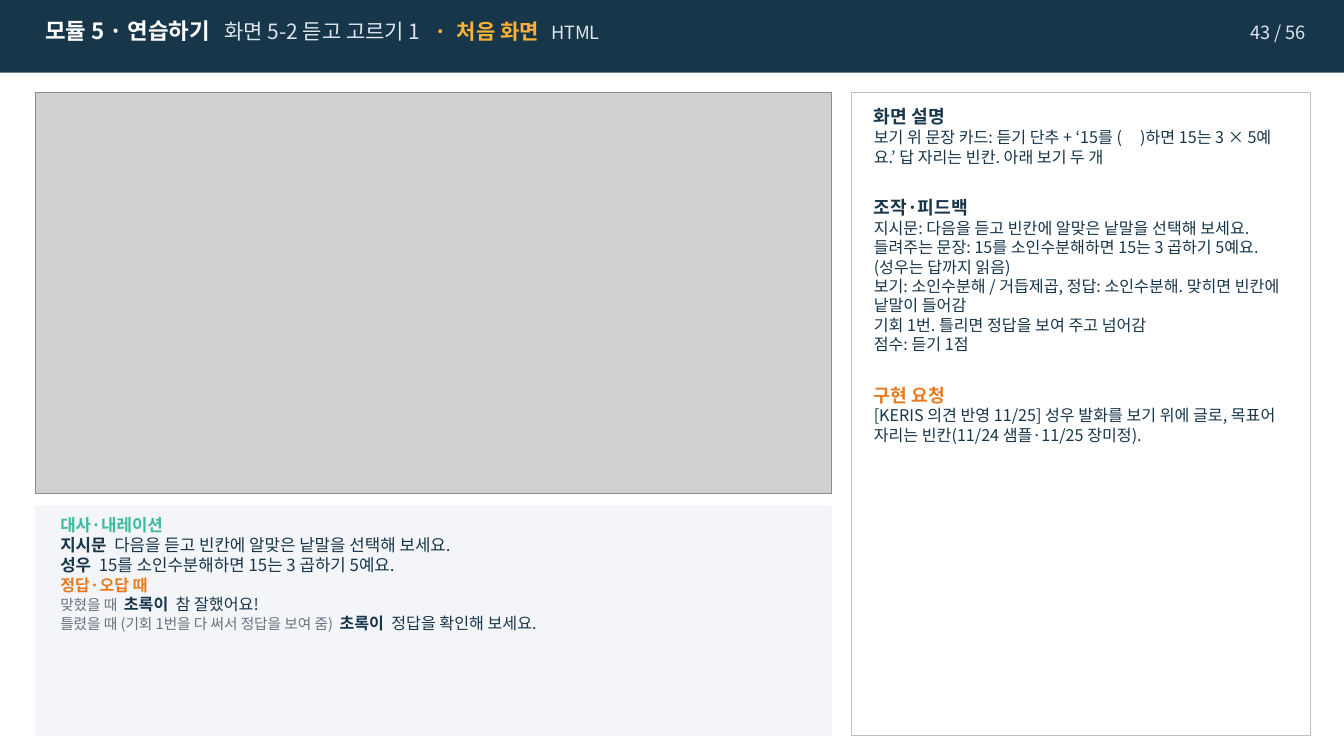
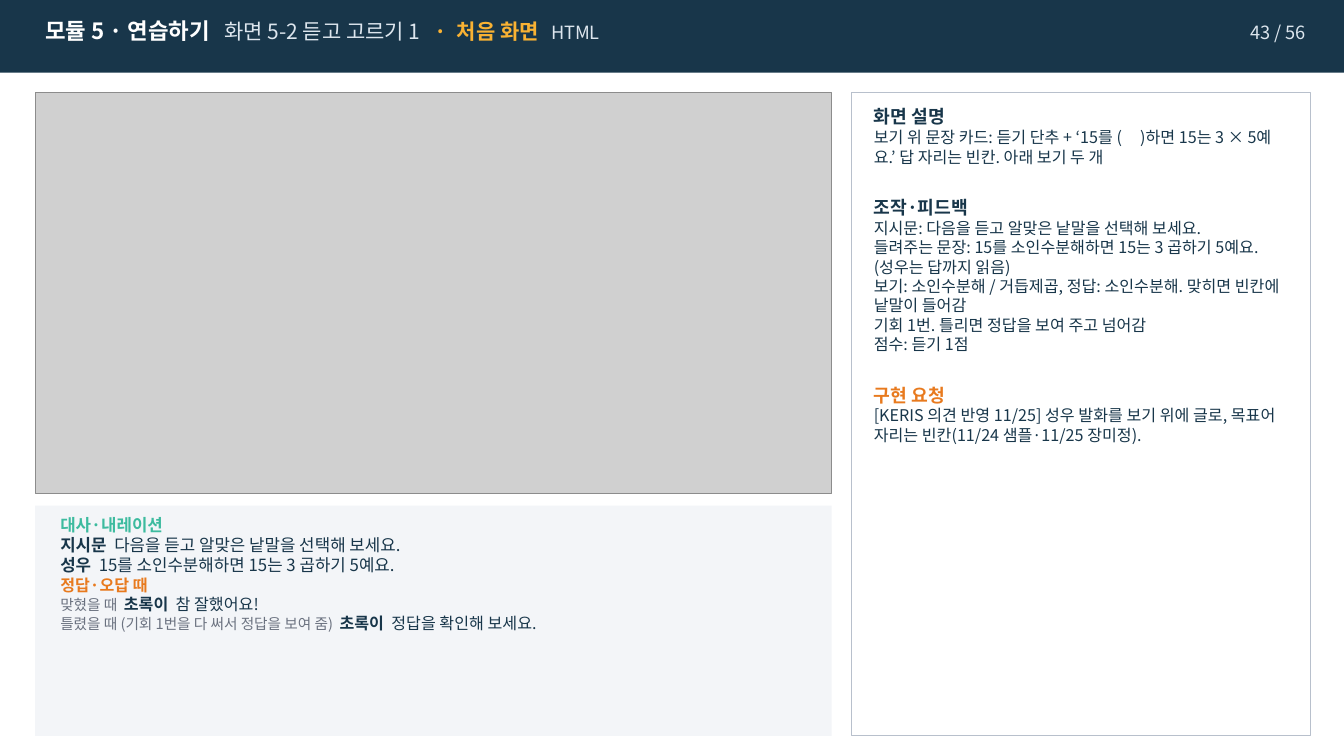
Before and after one commit to j333333766-hub/ksl-math-vocab-kit, a slide deck: slide 43 of 샘플/07차시_소인수분해_조창현_v7-1_스토리보드.pptx. Drawn at 1344x756 pixels with LibreOffice and Linux fonts; fonts in the diff are those of the drawing; grey boxes stand for pictures. Boxes give left, top, right and bottom in pixels: in the first picture for what was removed or moved away, otherwise in the second. Text is boxed around its words. In the diff, an @@ line names an element or a change of style, - is before the commit and + after.

```diff
--- a/샘플/07차시_소인수분해_조창현_v7-1_스토리보드.pptx
+++ b/샘플/07차시_소인수분해_조창현_v7-1_스토리보드.pptx
@@ text at (874, 220, 1201, 236): text changed @@
-지시문: 다음을 듣고 빈칸에 알맞은 낱말을 선택해 보세요.
+지시문: 다음을 듣고 알맞은 낱말을 선택해 보세요.
@@ text at (60, 537, 400, 553): text changed @@
-지시문 다음을 듣고 빈칸에 알맞은 낱말을 선택해 보세요.
+지시문 다음을 듣고 알맞은 낱말을 선택해 보세요.
```
Also in this commit, not shown: 17 other slides changed, 6 other files.
